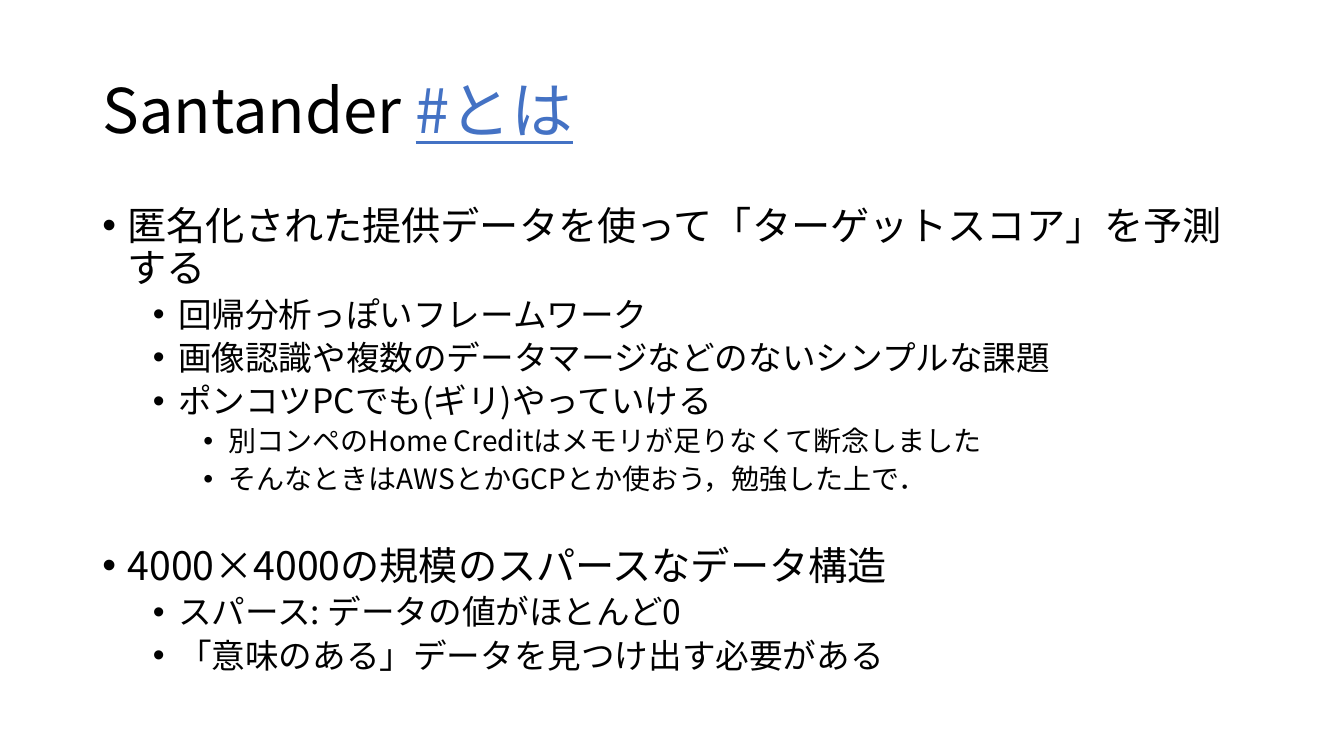
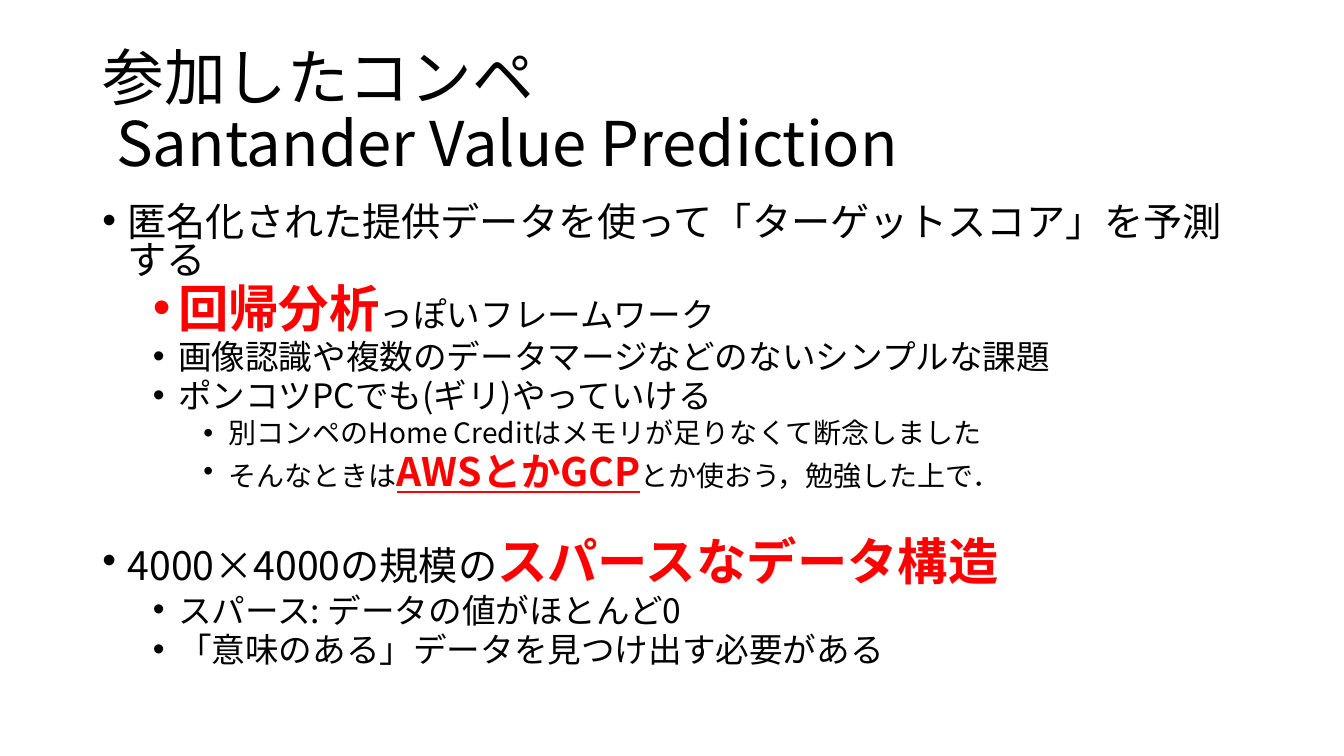
Before and after one commit to 8-u8/Kaggle, a slide deck: slide 9 of Santander/output/caretパッケージを使ったXGBoostのformula型.pptx (slide 10 before the commit). Drawn at 1344x756 pixels with LibreOffice and Linux fonts; fonts in the diff are those of the drawing. Boxes give left, top, right and bottom in pixels: in the first picture for what was removed or moved away, otherwise in the second. Text is boxed around its words. In the diff, an @@ line names an element or a change of style, - is before the commit and + after.

```diff
--- a/Santander/output/caretパッケージを使ったXGBoostのformula型.pptx
+++ b/Santander/output/caretパッケージを使ったXGBoostのformula型.pptx
@@ title at bbox=[102, 48, 898, 167]: text changed @@
-Santander #とは
+参加したコンペ
+Santander Value Prediction
@@ text "匿名化された提供データを使って「ターゲットスコア」を予測する" at bbox=[128, 202, 1222, 665]: size 24 to 36 pt in "回帰分析っぽいフレームワーク"; text colour #000000 to #FF0000, bold on in "回帰分析っぽいフレームワーク", "そんなときはAWSとかGCPとか使おう，勉強した上で．", "4000×4000の規模のスパースなデータ構造"; size 20 to 28 pt, underline on in "そんなときはAWSとかGCPとか使おう，勉強した上で．"; size 28 to 36 pt in "4000×4000の規模のスパースなデータ構造"; line spacing 0.9 to 0.8 @@
```
Also in this commit, not shown: 22 other slides changed, 1 other file.
